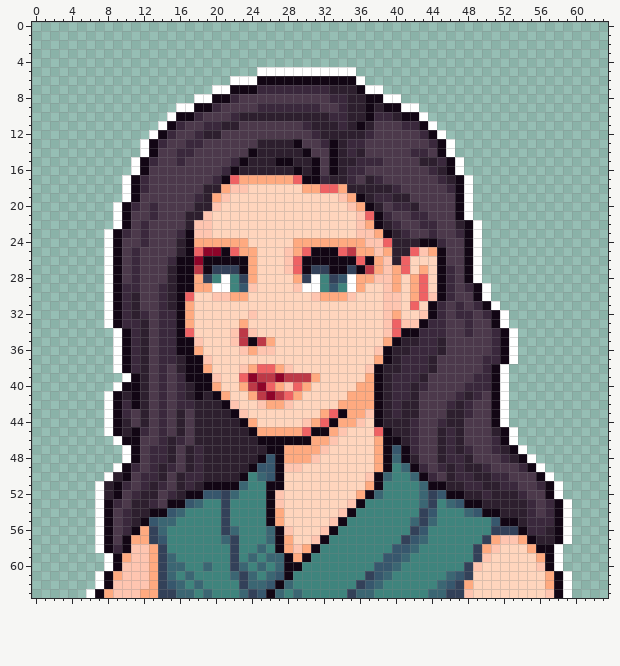
Edited in one commit: pixel-art sprite (graphics/field_mugshots/people/hannah/normal.png). The first picture shows the starting point.
The file is 64x64 pixels.
Once edited:
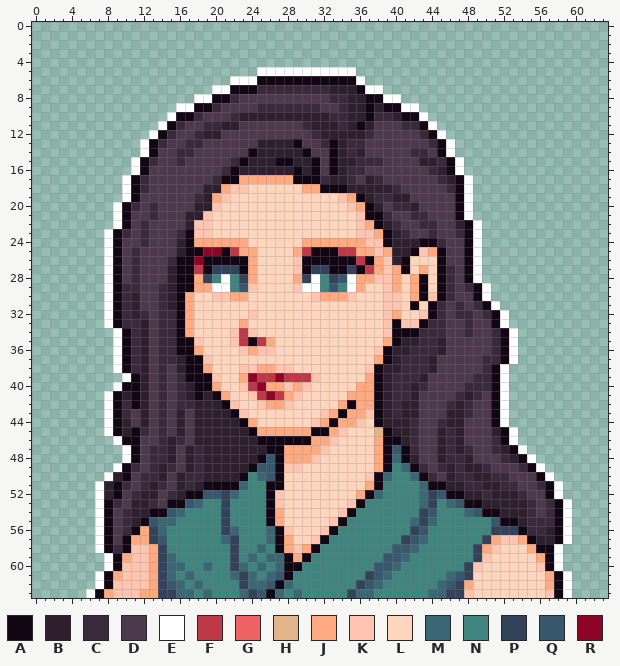
Palette (. is transparent): A #120614  B #2d1f2e  C #3a283c  D #4c394b  E #ffffff  F #bd3947  G #ef6264  H #e2b48c  J #ffaa80  K #ffc5b0  L #ffd5bd  M #3b6673  N #3f847d  P #334159  Q #37576d  R #8e0429
The exact change:
@@ x 15..45 @@
 16 DDDDDDCABBBBBBABADABCCDDDDDDDCB
-17 DDDDDCAGJJJJJJGAACBBCDBCDDDDDDC
-18 DDDDBBJKKLLLLLLJJGGJBBBBBCDDDDD
+17 DDDDDCAAJJJJJJAAACBBCDBCDDDDDDC
+18 DDDDBBJKKLLLLLLJJAAABBBBBCDDDDD
 19 DDDCBJKLLLLLLLLLLLLKJABCCBBDDDD
 20 DDDBBKLLLLLLLLLLLLLLKJABDCCBDDD
-21 DDBBKLLLLLLLLLLLLLLLLKGACDDCCDD
+21 DDBBKLLLLLLLLLLLLLLLLKAACDDCCDD
 22 DDBKKLLLLLLLLLLLLLLLLKJABCDDCCD
 23 DCAKKLLLLLLLLLLLLLLLLKKJABCDDCD
-24 DBAJJJJJJLLLLLJJJJJJJJKKGBBBAAC
-25 DBAGRRAGJJLLLKJGAAAGFJJKJBBGKJA
-26 CAARAAAAAJLLLKGAAAAAAGAJKBGLLLA
-27 BAAFAPPPAJLLLKGAPPAAPAFJKJGLJLA
-28 BAAJPNENPJLLLLJPENPQEJJKKJLJGLA
-29 BAAJJEENQKLLLLKEENQNEJLLKJLJGLA
-30 BAGLLKKJJLLLLLLLKJJJKLLLKKLJGKA
-31 BAJLLLLLLLLLLLLLLLLLLLLLKKLGLAC
+24 DBAJJJJJJLLLLLLJJJJJJJKKABBBAAC
+25 DBAARRAFJJLLLLJFAAAFFJJKJBBAKJA
+26 CAARAAAAAJLLLLKAAAAAAFAJKBALLLA
+27 BAAFAPPPAJLLLLKAPPAAPAFJKJALJLA
+28 BAAJPNENPJLLLLJPENPQEJJKKJLJALA
+29 BAAJJEENQKLLLLKEENQNEJLLKJLJALA
+30 BAJLLKKJJLLLLLLLKJJJKLLLKKLJAKA
+31 BAJLLLLLLLLLLLLLLLLLLLLLKKLALAC
 32 CAJLLLLLLKLLLLLLLLLLLLLLKJLLKAC
-33 CAJLLLLLJLLLLLLLLLLLLLLLKGKKACC
-34 CAGLLLLKFKLLLLLLLLLLLLLLKGAACCC
+33 CAJLLLLLJLLLLLLLLLLLLLLLKAKKACC
+34 CAJLLLLKFKLLLLLLLLLLLLLLKAAACCC
 35 CAAKLLLKFAFJLLLLLLLLLLLLJABBCCB
@@ x 21..40 @@
 37 LLLLLLLLLLLLLLLLLJAB
-38 LLKJGGJKLLLLLLLLKABB
-39 LLGRFFRFFFJLLLLLJABC
-40 LLJFRGJKGJLLLLLJJABC
-41 JLLJFRFGJLLLLLJJJABC
-42 AKLLKJJKLLLLLJJJJABC
-43 BAKLLLLLLLLJGAJJKABC
-44 BBAJLLLLLKJGAJJKLABB
-45 BBBAJJJJJGAAJKLLLGAB
+38 LLKKJJKKLLLLLLLLKABB
+39 LLJRFFRFFFKLLLLLJABC
+40 LLKFRJJKJKLLLLLJJABC
+41 JLLKFRFJKLLLLLJJJABC
+42 AKLLKJJKLLLLLJAJJABC
+43 BAKLLLLLLLLKJAJJKABC
+44 BBAJLLLLLLKJAJJKLABB
+45 BBBAJJJJJJAAJKLLLHAB
 46 BBBBAAAAAAJJKLLLLJAA
